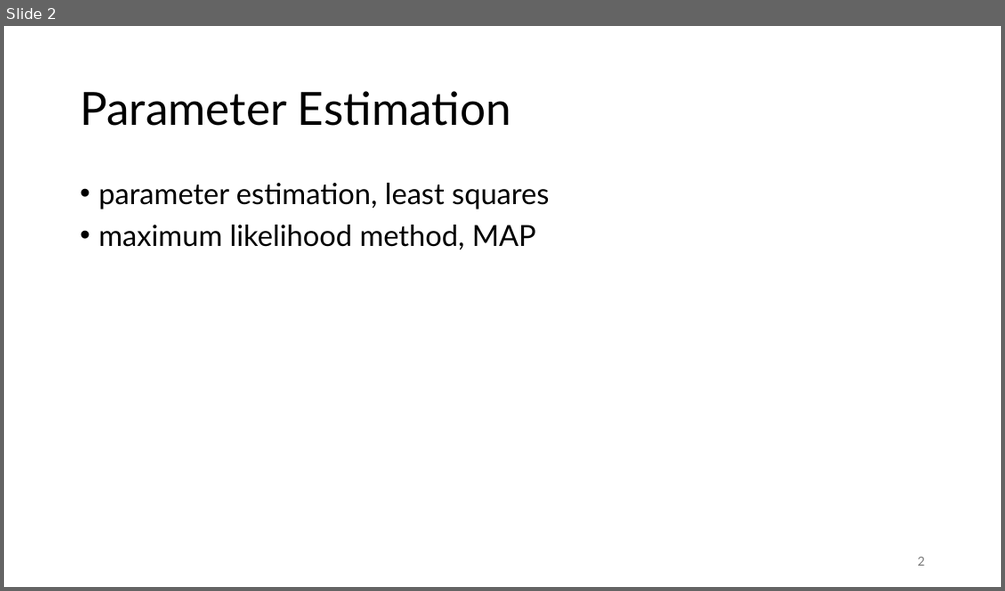
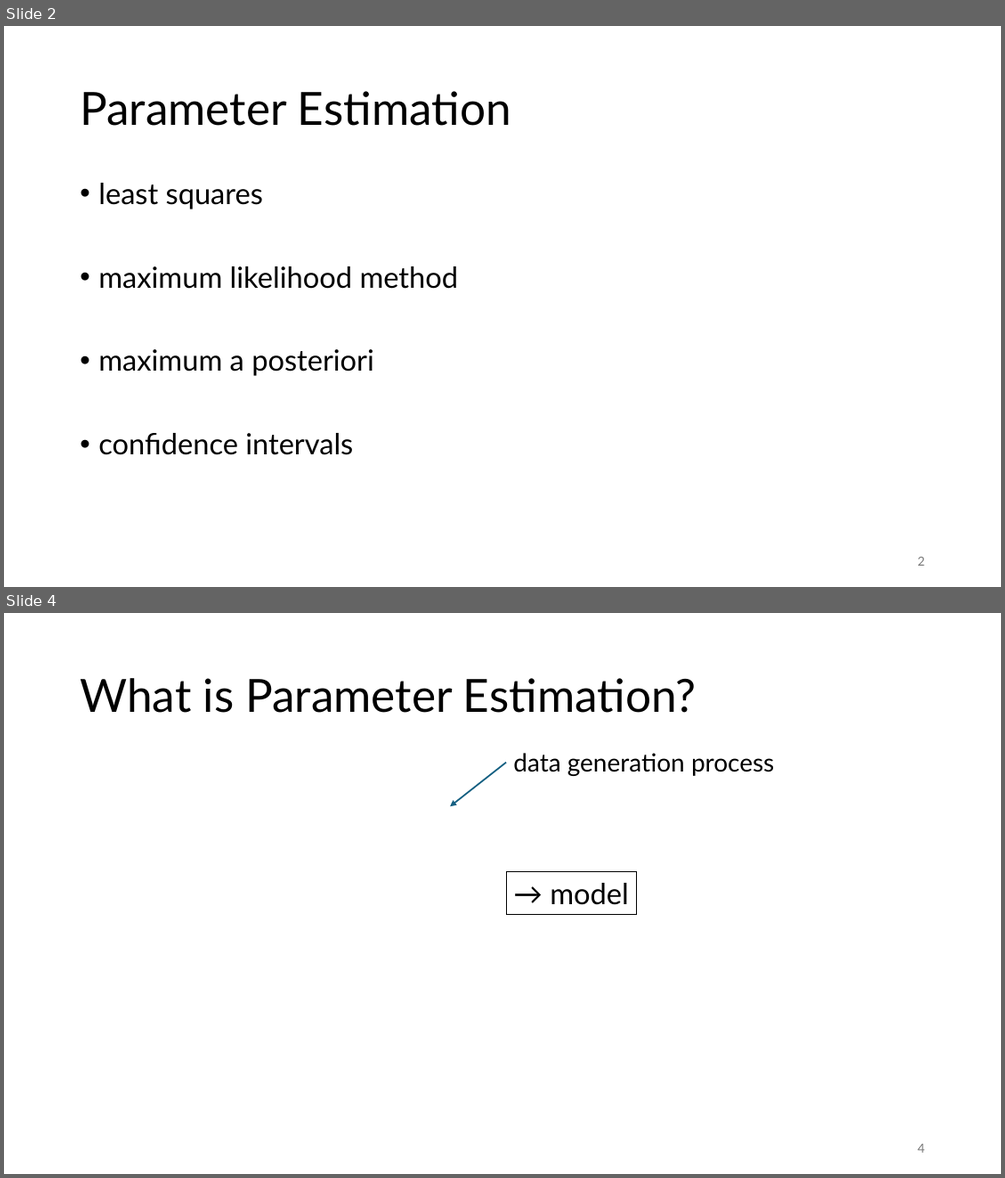
Before and after one commit to FelixWick/data_science, a slide deck: slides/4_parameter_estimation.pptx. Shown one above the other, each under a label of ours: slide 2 before the commit, slides 2 and 4 after it; the slides between them are not shown. The pictures are 1005x591 and 1005x1178 pixels, drawn with LibreOffice and Linux fonts; fonts in the diff are those of the drawing; grey boxes stand for pictures. Boxes give left, top, right and bottom in pixels: in the first picture for what was removed or moved away, otherwise in the second. Text is boxed around its words. In the diff, an @@ line names an element or a change of style, - is before the commit and + after.

Commit message:
parameter estimation slides

```diff
--- a/slides/4_parameter_estimation.pptx
+++ b/slides/4_parameter_estimation.pptx
@@ slide 4 added at (4,613,1001,1174), background #FFFFFF @@
@@ title added at (80,678,696,713), 44 pt, text #000000 @@
+What is Parameter Estimation?
@@ arrow added from (507, 763) to (451, 807), #156082 1.5 pt @@
@@ text added at (513,753,774,776), 24 pt, text #000000 @@
+data generation process
@@ rectangle added at (507,872,638,915), outline #000000 0.75 pt, 28 pt, text #000000 @@
+→ model
@@ page number added at (917,1143,924,1152), 12 pt, text #797979 @@
+4
@@ slide 2 changed as well @@
@@ text at (98,183,459,455): text changed @@
-• parameter estimation, least squares
-• maximum likelihood method, MAP
+• least squares
+• maximum likelihood method
+• maximum a posteriori
+• confidence intervals
```
Also in this commit, not shown: 8 other slides changed, 20 other slides added, 6 slides removed, 2 other files.
